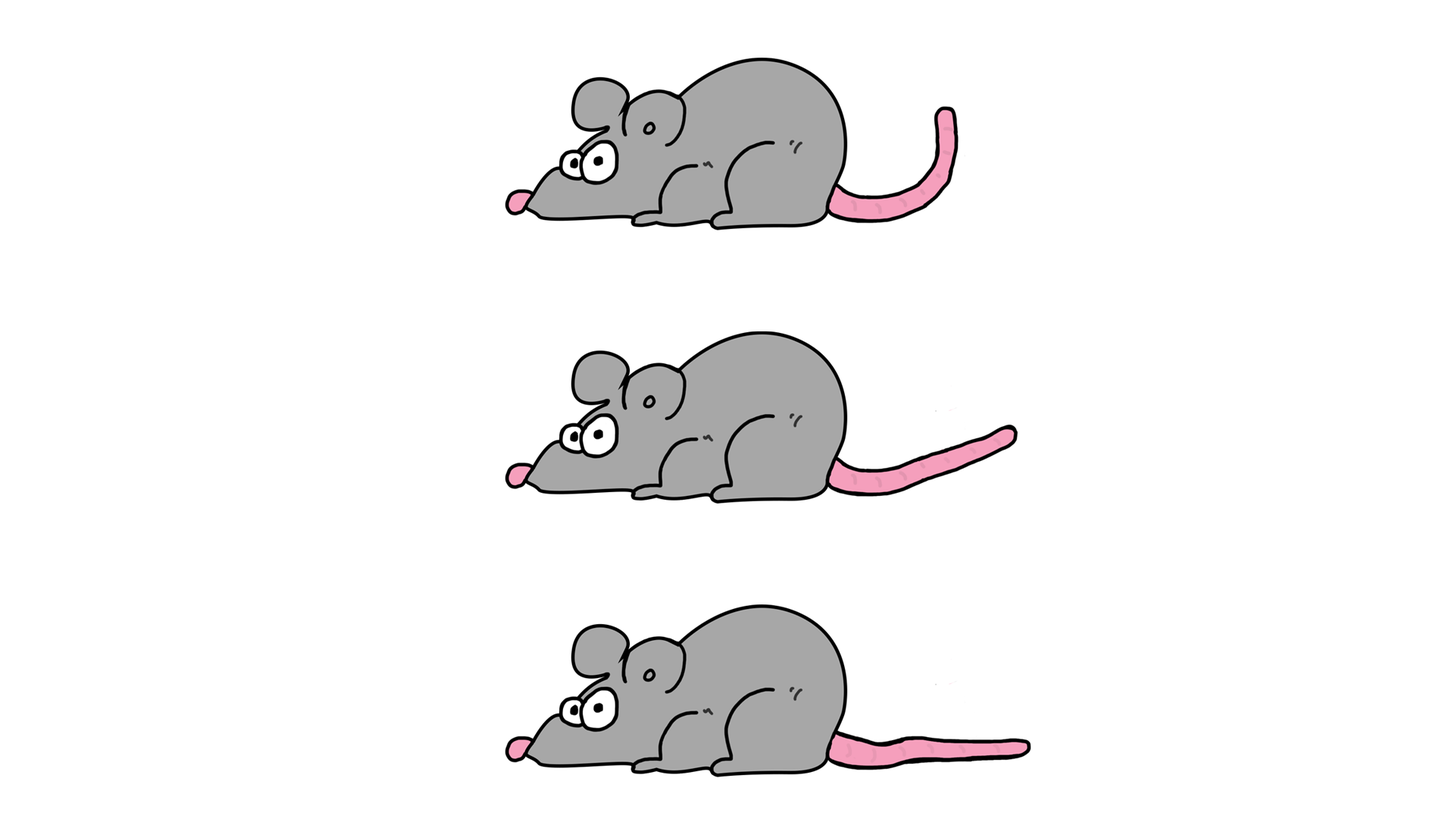
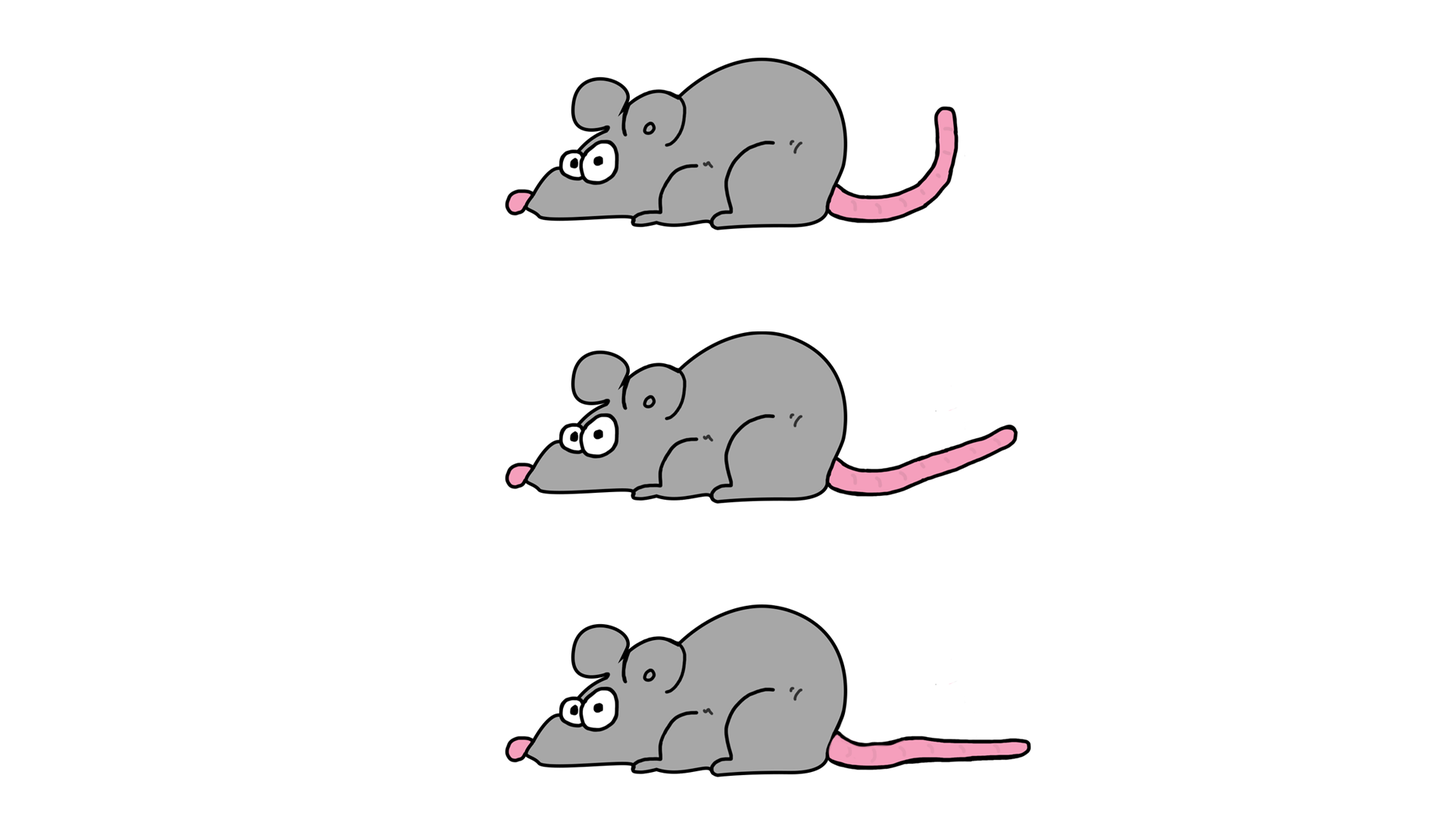
Two versions of the same layered image (1455px x 819px). Layer-by-layer changes:
painted on "rat 1" over [828, 710, 907, 760]
